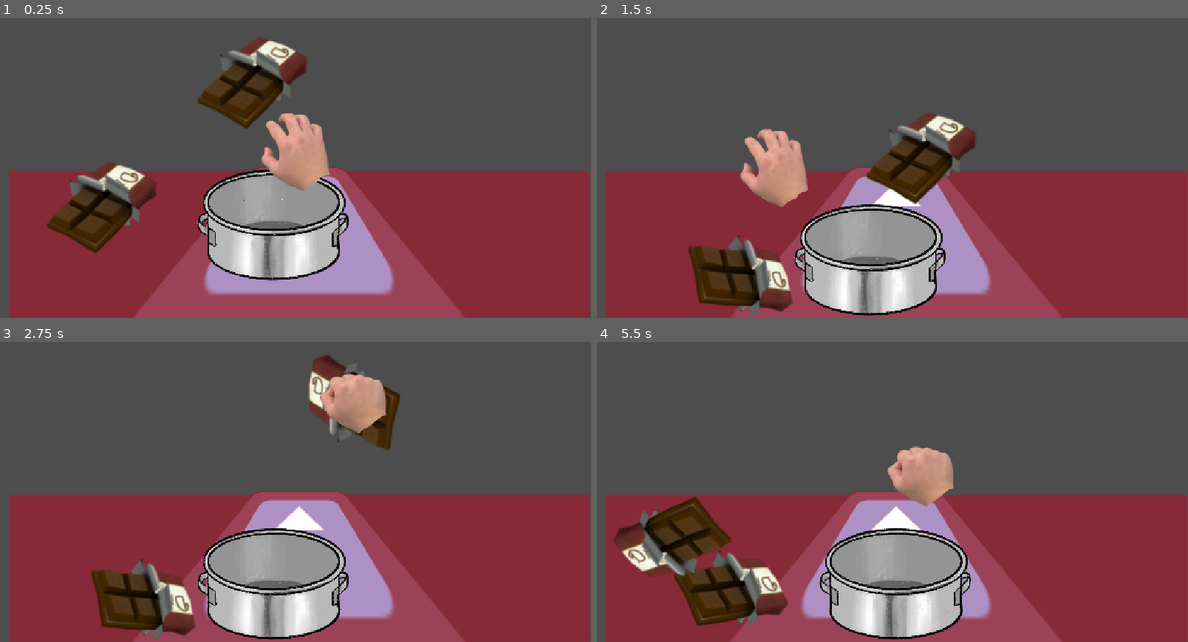
Above: before the commit, frames 1-4 (two rows, left to right).
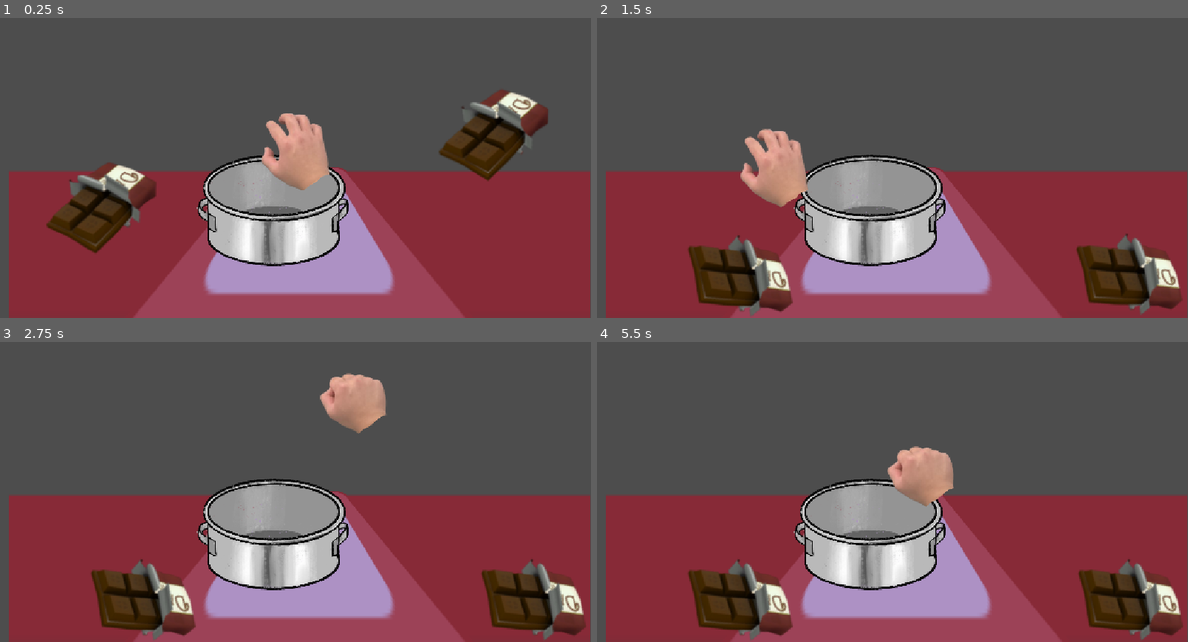
Above: after the commit, the same moments.

Repository: EugeneGLi/HotCocoaForTwo
Game: Godot game, scene res://scenes/kitchen.tscn
The game is run twice, just before and just after one commit, with the same random seed, the same clock (stepped at 60 frames per second) and the same inputs. The engine's default icon, where the game draws it, is replaced by a stand-in: a white triangle on a blue panel in a dark square.
Inputs (mouse positions are in pixels of both pictures, inside the frame that each line leads up to):
- Up to frame 1 (0.25 s): no input
- Up to frame 2 (1.5 s): tap Enter (ui_accept) at 0.5, 0.77 s; move the mouse to (1022, 135) at 0.52 s; press the mouse at (1022, 135) at 0.53 s; hold Right (ui_right) from 0.53 s (still down); move the mouse to (774, 168) at 1.27 s; release the mouse at (774, 168) at 1.28 s; click (774, 168) at 1.35 s
- Up to frame 3 (2.75 s): tap Enter (ui_accept) at 1.52 s; move the mouse to (354, 402) at 2.02 s; release Right (ui_right) at 2.03 s; press the mouse at (354, 402) at 2.03 s; hold Left (ui_left) from 2.03 s (still down)
- Up to frame 4 (5.5 s): move the mouse to (862, 543) at 2.77 s; release Left (ui_left) at 2.78 s; release the mouse at (862, 543) at 2.78 s; hold Right (ui_right) 2.78-4.28 s; click (862, 543) at 2.85 s; tap Enter (ui_accept) at 3.02, 3.77, 4.52 s; move the mouse to (1069, 525) at 3.52 s; press the mouse at (1069, 525) at 3.53 s; move the mouse to (715, 426) at 4.27 s; release the mouse at (715, 426) at 4.28 s; hold Left (ui_left) 4.28-5.03 s; click (715, 426) at 4.35 s; move the mouse to (922, 477) at 5.02 s; press the mouse at (922, 477) at 5.03 s; hold Right (ui_right) from 5.03 s (still down)

The runs differ from the first frame. In frame 1, 10% of the frame differs, in the area x 33-93%, y 6-88%; in frame 2, 16%; in frame 3, 16%; in frame 4, 20%, in the area x 2-100%, y 45-100%.

Commit message:
Adding ingredients to the pot
Allows the player to drop ingredients on top of the pot, which then get merged into the pot and stored for future functions

Diff:
--- /dev/null
+++ b/HotCocoaForTwo/scenes/bowl.tscn
@@ -0,0 +1,28 @@
+[gd_scene format=3 uid="uid://bjd0fxhekkyyc"]
+
+[ext_resource type="Texture2D" uid="uid://cjeubcy04atf0" path="res://assets/Pot_Empty.png" id="1_5w6ed"]
+
+[sub_resource type="CapsuleShape2D" id="CapsuleShape2D_e1qvk"]
+radius = 63.00003
+height = 276.00006
+
+[sub_resource type="RectangleShape2D" id="RectangleShape2D_4gdpr"]
+size = Vector2(252, 81)
+
+[node name="Bowl2" type="RigidBody2D" unique_id=1016032931]
+
+[node name="Sprite2D" type="Sprite2D" parent="." unique_id=1412771687]
+position = Vector2(6, 36)
+scale = Vector2(0.45117188, 0.4326172)
+texture = ExtResource("1_5w6ed")
+
+[node name="Bowl" type="CollisionShape2D" parent="." unique_id=2126484375]
+position = Vector2(2, 60)
+rotation = 1.5707964
+shape = SubResource("CapsuleShape2D_e1qvk")
+
+[node name="DropArea" type="Area2D" parent="." unique_id=1351019652]
+
+[node name="AddIngredientCollision" type="CollisionShape2D" parent="DropArea" unique_id=1421657285]
+position = Vector2(1, 0.5)
+shape = SubResource("RectangleShape2D_4gdpr")
--- a/HotCocoaForTwo/scenes/kitchen.tscn
+++ b/HotCocoaForTwo/scenes/kitchen.tscn
@@ -34,7 +34,8 @@
 position = Vector2(199, 404)
 
 [node name="Ingredient2" parent="." unique_id=993039001 instance=ExtResource("4_vephn")]
-position = Vector2(493, 161)
+position = Vector2(964, 262)
+type = 1
 
 [node name="table2" type="StaticBody2D" parent="." unique_id=219589099]
 
--- a/HotCocoaForTwo/scenes/pot.tscn
+++ b/HotCocoaForTwo/scenes/pot.tscn
@@ -1,12 +1,18 @@
 [gd_scene format=3 uid="uid://oeok82n26im1"]
 
 [ext_resource type="Texture2D" uid="uid://cjeubcy04atf0" path="res://assets/Pot_Empty.png" id="1_xu6wc"]
+[ext_resource type="Script" uid="uid://bhcsbeh8prl10" path="res://scripts/pot.gd" id="2_potgd"]
 
 [sub_resource type="CapsuleShape2D" id="CapsuleShape2D_e1qvk"]
 radius = 63.00003
 height = 276.00006
 
+[sub_resource type="RectangleShape2D" id="RectangleShape2D_drop"]
+size = Vector2(250, 80)
+
 [node name="Bowl2" type="RigidBody2D" unique_id=1134803651]
+freeze = true
+script = ExtResource("2_potgd")
 
 [node name="Sprite2D" type="Sprite2D" parent="." unique_id=1512527938]
 position = Vector2(6, 36)
@@ -17,3 +23,9 @@
 position = Vector2(2, 60)
 rotation = 1.5707964
 shape = SubResource("CapsuleShape2D_e1qvk")
+
+[node name="DropArea" type="Area2D" parent="." unique_id=1771203455]
+
+[node name="DropShape" type="CollisionShape2D" parent="DropArea" unique_id=1771203456]
+position = Vector2(0, -40)
+shape = SubResource("RectangleShape2D_drop")
--- a/HotCocoaForTwo/scripts/ingredient.gd
+++ b/HotCocoaForTwo/scripts/ingredient.gd
@@ -33,3 +33,15 @@
 	if info:
 		rigidBody.angular_velocity = 0
 	rigidBody.gravity_scale = 0 if info else current_grav
+
+# To add a new ingredient kind type a new name inside the { } below
+# Make sure to add the name at the end of the list and add a color for it in pot.gd
+enum Type { CHOCOLATE, MILK, MARSHMALLOW }
+@export var type: Type = Type.CHOCOLATE
+# Used to stop the pot from counting the ingredient that was just dropped, twice
+var is_used: bool = false
+
+# Called by the pot when it accepts this ingredient
+func use_up() -> void:
+	is_used = true
+	queue_free() # delete this node safely at the end of the frame
--- /dev/null
+++ b/HotCocoaForTwo/scripts/pot.gd
@@ -0,0 +1,113 @@
+class_name Pot
+extends RigidBody2D
+
+# Use this later for sounds effects, recipe checkers, etc.
+signal ingredient_added(type: Ingredient.Type, total: int)
+# Used when the pot reaches its max size
+signal pot_full
+
+# The most ingredients the pot will accept
+@export var max_ingredients: int = 3
+# Add pot sprites here
+# Slot 0 = empty pot, slot 1 = one ingredient, slot 2 = two ingredients...
+@export var fill_textures: Array[Texture2D] = []
+# This section is used for testing purposes since I don't have sprites
+# Which color each ingredient gives the pot
+const INGREDIENT_COLORS: Dictionary = {
+	Ingredient.Type.CHOCOLATE: Color(0.45, 0.25, 0.10),
+	Ingredient.Type.MILK: Color(1.0, 0.97, 0.85),
+	Ingredient.Type.MARSHMALLOW: Color(1.0, 0.65, 0.80)
+}
+@onready var sprite: Sprite2D = $Sprite2D
+@onready var drop_area: Area2D = $DropArea
+# Every ingredient that has been added to the pot is stored here
+var contents: Array[Ingredient.Type] = []
+
+# Runs once, when the pot first appears in the game
+func _ready() -> void:
+	update_look() # make sure the pot starts out looking empty
+
+func _physics_process(_delta: float) -> void:
+	for area in drop_area.get_overlapping_areas():
+		# Figure out which Ingredient (if any) this area belongs to
+		var ingredient: Ingredient = find_ingredient(area)
+		if ingredient == null:
+			continue
+		# Ignore ingredients the player is still holding and the one just dropped
+		if ingredient.isGrabbed or ingredient.is_used:
+			continue
+		# Try to add the ingredient to the pot
+		if add_ingredient(ingredient):
+			ingredient.use_up() # the ingredient disappears from the game
+
+# Find the node that has the Ingredient script on it. Returns null if there isn't one
+func find_ingredient(area: Area2D) -> Ingredient:
+	var node: Node = area.get_parent()
+	while node != null:
+		if node is Ingredient:
+			return node as Ingredient
+		node = node.get_parent()
+	return null
+
+# Try to put an ingredient in the pot
+func add_ingredient(ingredient: Ingredient) -> bool:
+	if is_full():
+		return false
+	contents.append(ingredient.type)
+	update_look()
+	ingredient_added.emit(ingredient.type, contents.size())
+	# Debug line for testing (since we don't have recipes yet)
+	print("Pot now contains: ", get_contents_as_text())
+	if is_full():
+		pot_full.emit()
+	return true
+
+# Used to check if the pot is full
+func is_full() -> bool:
+	return contents.size() >= max_ingredients
+
+# Used to check how many of one kind of ingredient there is in the pot
+func count_of(type: Ingredient.Type) -> int:
+	return contents.count(type)
+
+# Used to check if the pot has this certain ingredient
+func has_ingredient(type: Ingredient.Type) -> bool:
+	return contents.has(type)
+
+# Used to get a copy of the list of everything in the pot
+func get_contents() -> Array[Ingredient.Type]:
+	return contents.duplicate()
+
+# Used to get the contents as readable text, like "CHOCOLATE, MILK"
+func get_contents_as_text() -> String:
+	var names: Array[String] = []
+	for type in contents:
+		names.append(Ingredient.Type.keys()[type])
+	return ", ".join(names)
+
+# Used to empty the pot and its contents
+func empty_pot() -> void:
+	contents.clear()
+	update_look()
+
+# Updates the pot's appearance to match what is inside it
+func update_look() -> void:
+	# Use this option only if someone filled in "Fill Textures" with sprites
+	if not fill_textures.is_empty():
+		var index: int = mini(contents.size(), fill_textures.size() - 1)
+		if fill_textures[index] != null:
+			sprite.texture = fill_textures[index]
+		sprite.modulate = Color.WHITE
+		return
+	# Use this option to test the pot with colors
+	if contents.is_empty():
+		sprite.modulate = Color.WHITE
+		return
+	# Mix the colors of everything inside by averaging them
+	var total := Color(0, 0, 0, 0)
+	for type in contents:
+		total += INGREDIENT_COLORS.get(type, Color.GRAY)
+	var average_color: Color = total / contents.size()
+	# The fuller the pot, the stronger the color
+	var fullness: float = float(contents.size()) / float(max_ingredients)
+	sprite.modulate = Color.WHITE.lerp(average_color, fullness)
Not shown, added: HotCocoaForTwo/scripts/pot.gd.uid
